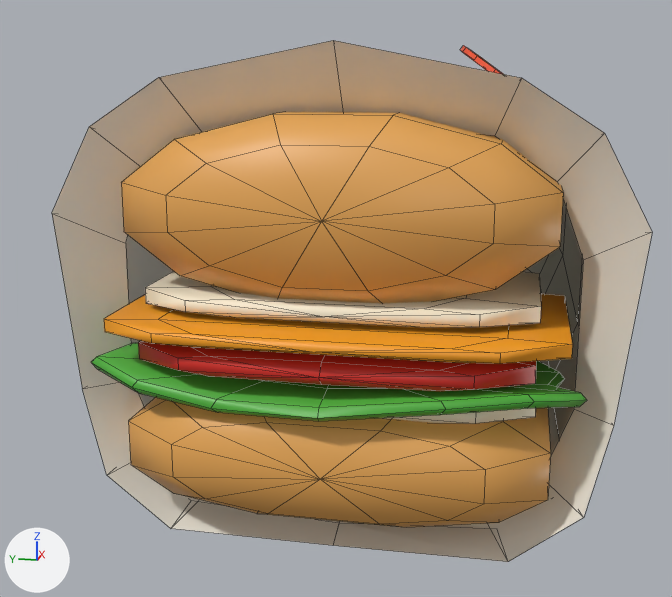
Two versions of the FBX model fbx/A_food/Food_WrappedSandwich.fbx, one commit apart.
One viewpoint serves both versions: a 50 mm lens placed at (-2.63, -0.33, 0.91), pointed at (-0.09, 0.18, 0.28). Arrows for +X, +Y and +Z are at lower left; the lights stay in place. The picture after the commit comes second. Mesh edges are drawn as thin lines. Vertices at exactly the same position are counted once.

The first picture shows 'Cheese', 'Crumb', 'Crust', 'Lettuce', 'Paper', 'Tomato' and 1 more.
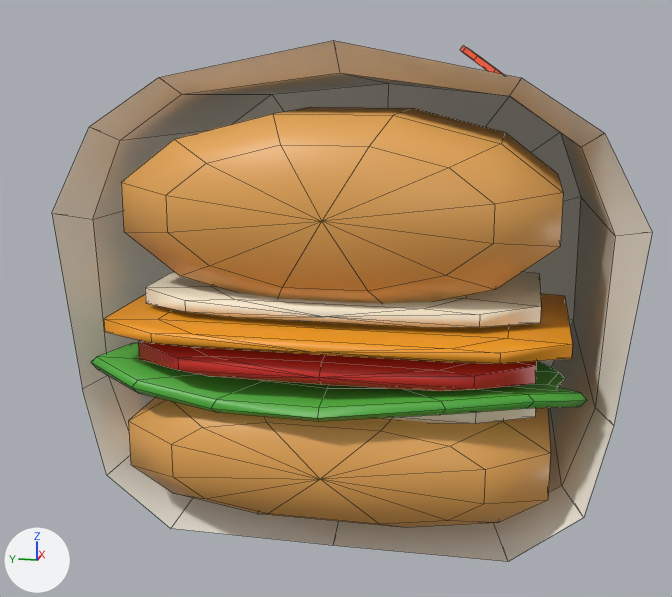
Location of each change, [x1, y1, x2, y2] in pixels of the pictures (672 x 597 px):
part 1 of me_paper, cut back
    both: [52, 41, 652, 562]

Diff of the bpy script that builds the scene:
```diff
--- a/fbx/A_food/Food_WrappedSandwich.fbx.py
+++ b/fbx/A_food/Food_WrappedSandwich.fbx.py
@@ me_paper @@
 # used by ob_paper; location = (0.129, 0.0, 0.031)
-me_paper.from_pydata(...)  # 99 vertices, 98 faces; spans x -1.12..1.0, y -0.55..0.55, z -0.03..0.93
+me_paper.from_pydata(...)  # 114 vertices, 126 faces; spans x -1.12..1.0, y -0.55..0.55, z -0.03..0.93
+# me_paper part 1
+# 14 faces are deleted
+# 14 vertices move from x -1.02, y -0.45..0.45, z 0.0..0.79 to x -1.06, y -0.5..0.5, z 0.0..0.87
+# 15 vertices are added at x -0.45, y -0.47..0.47, z 0.01..0.85
+# 42 new faces join them
 me_paper.materials.append(mat_m_f4efe2_smoothplastic)
```
